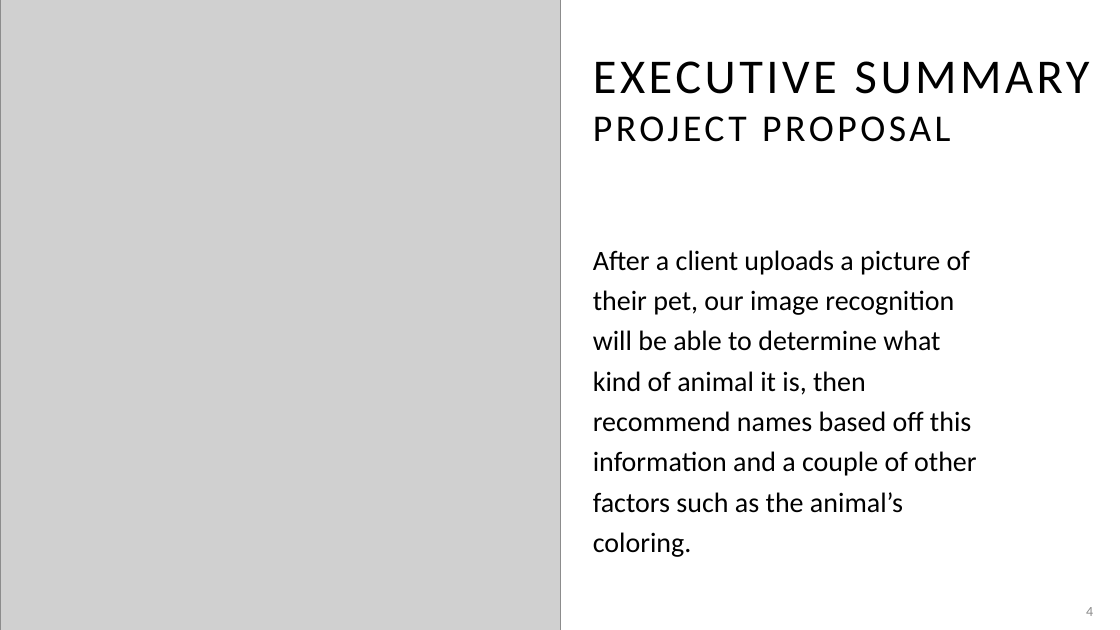
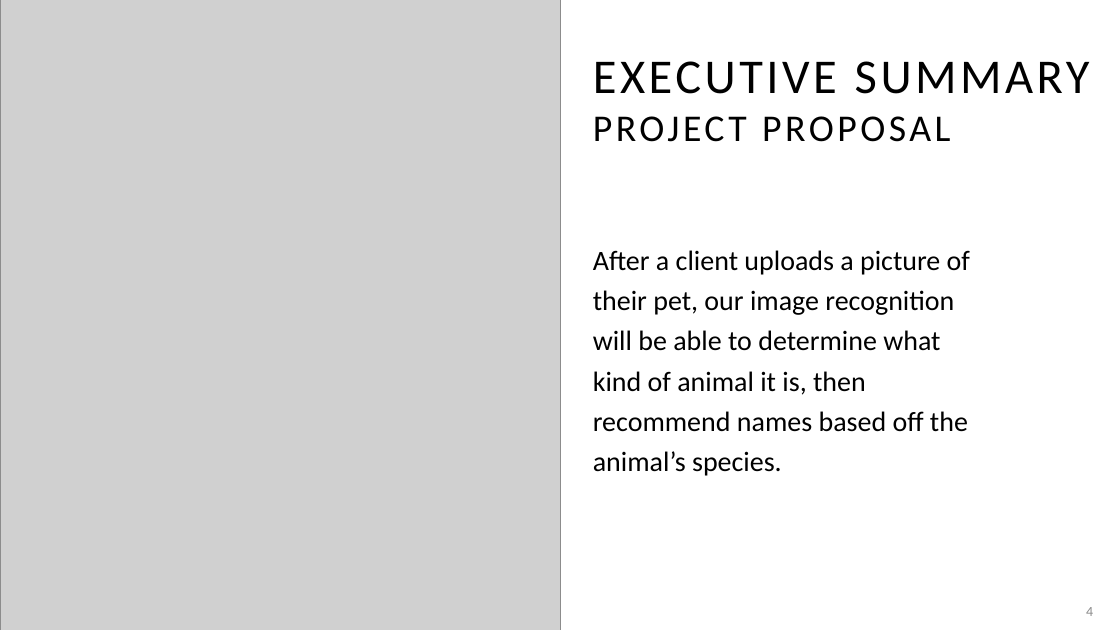
Before and after one commit to adriaonline/CPT200SP24-Team1, a slide deck: slide 4 of Phase 1 Docs/Phase 1 - Presentation.pptx. Drawn at 1120x630 pixels with LibreOffice and Linux fonts; fonts in the diff are those of the drawing; grey boxes stand for pictures. Boxes give left, top, right and bottom in pixels: in the first picture for what was removed or moved away, otherwise in the second. Text is boxed around its words. In the diff, an @@ line names an element or a change of style, - is before the commit and + after.

```diff
--- a/Phase 1 Docs/Phase 1 - Presentation.pptx
+++ b/Phase 1 Docs/Phase 1 - Presentation.pptx
@@ text at (593, 250, 970, 476): text changed @@
-After a client uploads a picture of their pet, our image recognition will be able to determine what kind of animal it is, then recommend names based off this information and a couple of other factors such as the animal’s coloring.
+After a client uploads a picture of their pet, our image recognition will be able to determine what kind of animal it is, then recommend names based off the animal’s species.
```
Also in this commit, not shown: 3 other slides changed, 6 other files.
